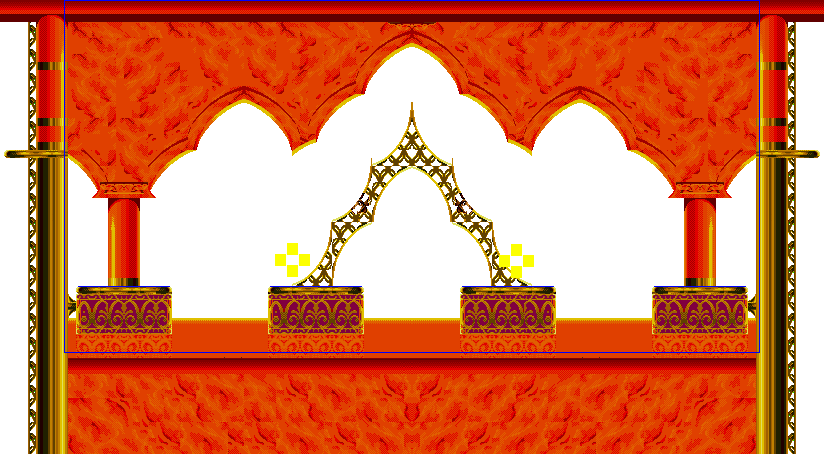
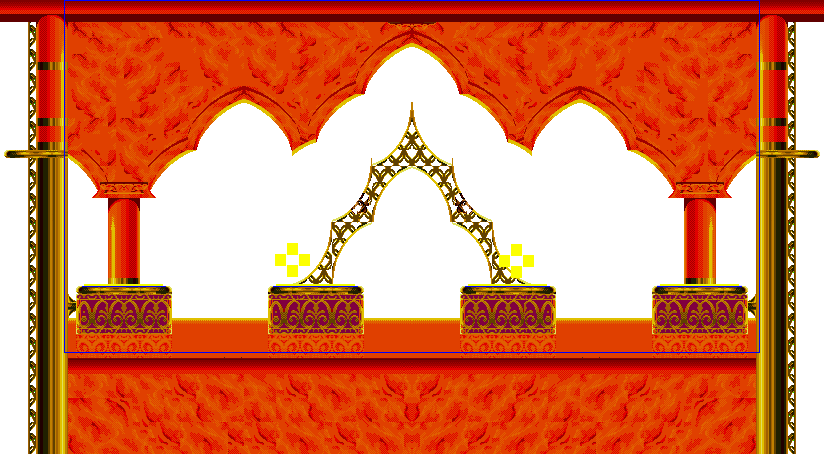
Before/after of a 824×454 layered artwork. What changed in the layer stack:
added group "Static_Fire" with 4 layers above "Static_Apple" over [84, 284, 739, 286]
added layer "Fire1 copy 5" in group "Static_Fire" over [660, 284, 739, 286]
added layer "Fire1 copy 4" in group "Static_Fire" over [468, 284, 547, 286]
added layer "Fire1 copy 3" in group "Static_Fire" over [276, 284, 355, 286]
added layer "Fire1 copy 2" in group "Static_Fire" over [84, 284, 163, 286]
painted on "Bậc copy 3" over [654, 285, 746, 288]
painted on "Bậc copy 2" over [462, 286, 554, 287]
painted on "Bậc copy" over [270, 286, 362, 287]
painted on "Bậc" over [78, 286, 170, 287]
